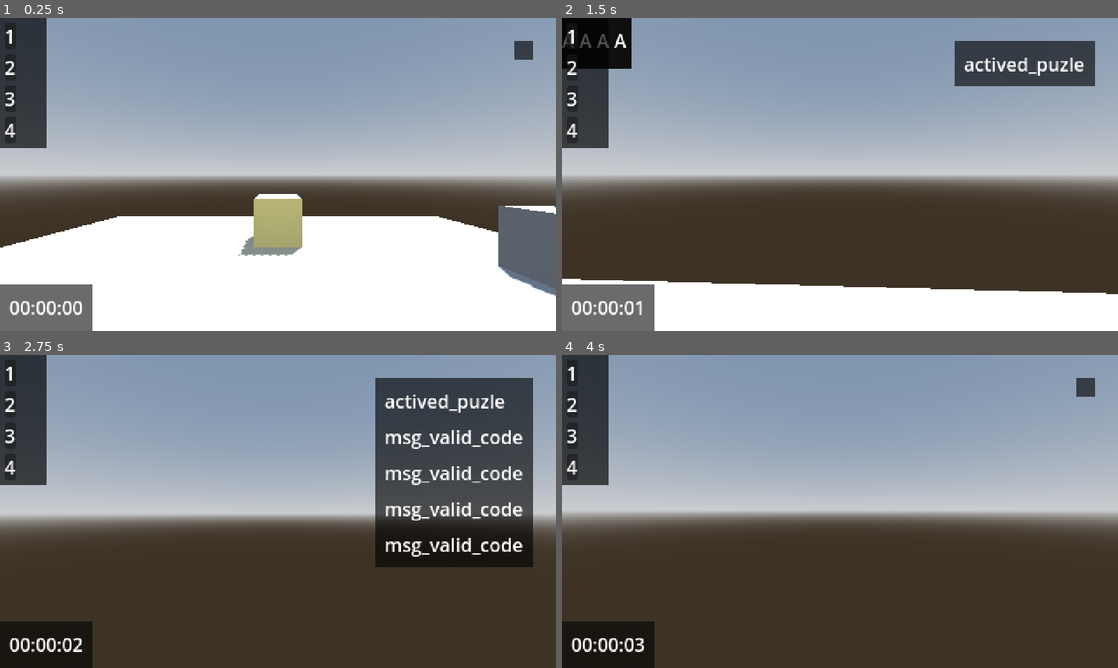
Above: before the commit, frames 1-4 (two rows, left to right).
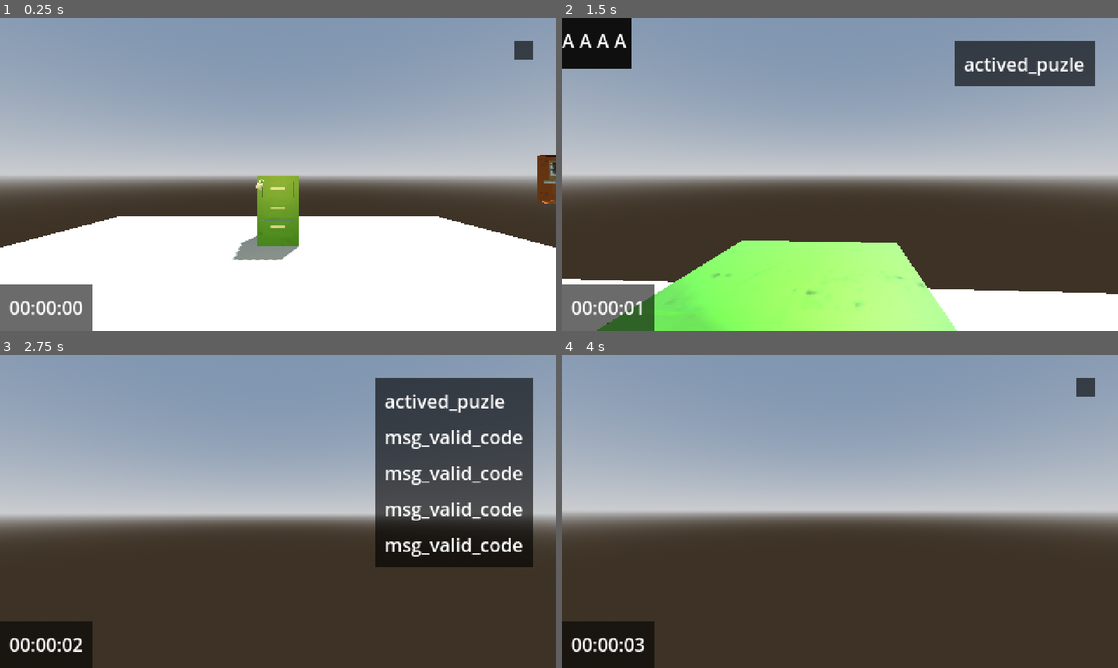
Above: after the commit, the same moments.

Repository: Danie7h/monarca-jam-2025
Game: Godot game, scene res://levels/testing/testing.tscn
Two runs of this game, one before a commit and one after it. Both use one fixed random seed, a clock stepped at 60 frames per second and the inputs below. This scene is started directly instead of the project's main scene.
Inputs (mouse positions are in pixels of both pictures, inside the frame that each line leads up to):
- Up to frame 1 (0.25 s): no input
- Up to frame 2 (1.5 s): tap Enter (ui_accept) at 0.5, 0.77 s; move the mouse to (867, 174) at 0.52 s; hold Up (ui_up) from 0.53 s (still down); tap Q (ui_drop_item) at 0.6 s; click (867, 174) at 0.67 s; tap E (ui_get_object) at 0.8, 1.35 s; move the mouse to (812, 174) at 1.27 s
- Up to frame 3 (2.75 s): keep holding Up (ui_up); tap Enter (ui_accept) at 1.52 s; tap Q (ui_drop_item) at 1.55, 2.1 s; move the mouse to (289, 505) at 2.02 s; tap E (ui_get_object) at 2.3 s
- Up to frame 4 (4 s): keep holding Up (ui_up); tap Enter (ui_accept) at 2.75, 3.02, 3.77 s; move the mouse to (834, 517) at 2.77 s; tap E (ui_get_object) at 2.85, 3.8 s; click (834, 517) at 2.92 s; tap Q (ui_drop_item) at 3.05, 3.6 s; move the mouse to (878, 514) at 3.52 s

The runs differ from the first frame. In frame 1, 8.7% of the frame differs, in the area x 0-100%, y 0-90%; in frame 2, 16%, in the area x 0-71%, y 3-100%; in frame 3, 3.5%; in frame 4, 3.5%.

Commit message:
replace models by puzzles

Diff:
--- a/levels/level_1/level_1.tscn
+++ b/levels/level_1/level_1.tscn
@@ -1,12 +1,13 @@
-[gd_scene load_steps=11 format=3 uid="uid://dfrsxeg6ivko"]
+[gd_scene load_steps=12 format=3 uid="uid://dfrsxeg6ivko"]
 
 [ext_resource type="Script" uid="uid://dk8o404cgmpr7" path="res://levels/level_3d.gd" id="1_epb64"]
 [ext_resource type="PackedScene" uid="uid://cx0toq5x50j5k" path="res://levels/level_1/Map/map_bunker.gltf" id="1_k1ttk"]
 [ext_resource type="PackedScene" uid="uid://btf4twiv287ip" path="res://characters/player/player.tscn" id="2_45440"]
-[ext_resource type="PackedScene" uid="uid://7ihihvhg40x8" path="res://assets/archivero.gltf" id="3_iey7c"]
+[ext_resource type="PackedScene" uid="uid://btpipinujesnn" path="res://assets/archivero.gltf" id="3_iey7c"]
 [ext_resource type="PackedScene" uid="uid://dshon7ro6x5xt" path="res://assets/soviet_computer.gltf" id="4_5b03i"]
 [ext_resource type="PackedScene" uid="uid://cg1a8cknlh3vf" path="res://assets/banquito.gltf" id="5_e6u7d"]
-[ext_resource type="PackedScene" uid="uid://d063v88t5v7p4" path="res://assets/caja_cables.gltf" id="6_mxc8w"]
+[ext_resource type="PackedScene" uid="uid://biac5v6f55yk2" path="res://puzle/reconnect_cables/reconnect_cables.tscn" id="7_j48du"]
+[ext_resource type="PackedScene" uid="uid://cea2n1geppnsq" path="res://puzle/breaker_panel/breaker_panel.tscn" id="8_j48du"]
 
 [sub_resource type="BoxShape3D" id="BoxShape3D_45440"]
 size = Vector3(81.29874, 0.5, 82.17453)
@@ -307,11 +308,14 @@
 
 [node name="Puzzles" type="Node3D" parent="."]
 
-[node name="caja_cables" parent="Puzzles" instance=ExtResource("6_mxc8w")]
-transform = Transform3D(1, 0, 0, 0, 1, 0, 0, 0, 1, 28.81156, 0.085, -38.20199)
+[node name="ReconnectCables" parent="Puzzles" instance=ExtResource("7_j48du")]
+transform = Transform3D(-0.06411431, 0, -0.99794245, 0, 1, 0, 0.99794245, 0, -0.06411431, 28.812, 0.085, -38.202)
 
 [node name="archivero" parent="Puzzles" instance=ExtResource("3_iey7c")]
 transform = Transform3D(-1, 0, 8.742278e-08, 0, 1, 0, -8.742278e-08, 0, -1, -27.673458, 0.09133685, -11.269363)
+
+[node name="BreakerPanel" parent="Puzzles" instance=ExtResource("8_j48du")]
+transform = Transform3D(1, 0, 0, 0, 1, 0, 0, 0, 1, -27.673, 0.091, -11.269)
 
 [editable path="map_bunker"]
 [editable path="Decoration/soviet_computer"]
--- a/puzle/breaker_panel/breaker_panel.gd
+++ b/puzle/breaker_panel/breaker_panel.gd
@@ -12,15 +12,11 @@
 var letter = 0
 
 
-func _physics_process(delta: float) -> void:
-	if is_player_nearby and Input.is_action_just_pressed("ui_get_object"):
-		is_actived = true
-		temp.visible = is_actived
-		LEVELS.listen_moved_player.emit(false)
-	if is_actived and Input.is_action_just_pressed("ui_drop_item"):
-		is_actived = false
-		temp.visible = is_actived
-		LEVELS.listen_moved_player.emit(true)
+func _ready() -> void:
+	_initialize_pulze()
+
+
+func _input_pulze():
 	if is_actived:
 		handle_letter()
 		change_focus()
--- a/puzle/breaker_panel/breaker_panel.tscn
+++ b/puzle/breaker_panel/breaker_panel.tscn
@@ -1,11 +1,10 @@
 [gd_scene load_steps=5 format=3 uid="uid://cea2n1geppnsq"]
 
 [ext_resource type="Script" uid="uid://deo5vhi73ey27" path="res://puzle/breaker_panel/breaker_panel.gd" id="1_o81qa"]
+[ext_resource type="PackedScene" uid="uid://btpipinujesnn" path="res://assets/archivero.gltf" id="2_h486w"]
 
 [sub_resource type="BoxShape3D" id="BoxShape3D_ht4fj"]
-size = Vector3(1, 1.3934326, 1.5014343)
-
-[sub_resource type="BoxMesh" id="BoxMesh_o81qa"]
+size = Vector3(0.85943604, 1.5023499, 1.7623215)
 
 [sub_resource type="StyleBoxFlat" id="StyleBoxFlat_o81qa"]
 bg_color = Color(0.060530342, 0.060530365, 0.060530297, 1)
@@ -19,17 +18,15 @@
 area = NodePath("Area3D")
 temp = NodePath("PanelContainer")
 puzle_name = "actived_puzle_breaker_panel"
-metadata/_custom_type_script = "uid://busap5jwhbw46"
 
 [node name="Area3D" type="Area3D" parent="."]
 
 [node name="CollisionShape3D" type="CollisionShape3D" parent="Area3D"]
-transform = Transform3D(1, 0, 0, 0, 1, 0, 0, 0, 1, 0, 0.6967163, 0.25013733)
+transform = Transform3D(1, 0, 0, 0, 1, 0, 0, 0, 1, 0.0030212402, 0.7511749, 0.41731644)
 shape = SubResource("BoxShape3D_ht4fj")
 
-[node name="MeshInstance3D" type="MeshInstance3D" parent="Area3D"]
-transform = Transform3D(1, 0, 0, 0, 1, 0, 0, 0, 1, 0, 0.51158774, 0)
-mesh = SubResource("BoxMesh_o81qa")
+[node name="archivero" parent="Area3D" instance=ExtResource("2_h486w")]
+transform = Transform3D(-1, 0, -8.742278e-08, 0, 1, 0, 8.742278e-08, 0, -1, 0, 0, 0)
 
 [node name="PanelContainer" type="PanelContainer" parent="."]
 offset_right = 56.0
--- a/puzle/puzle.gd
+++ b/puzle/puzle.gd
@@ -6,11 +6,12 @@
 @export var temp: Control
 @export var puzle_name: String
 
+
 var is_actived = false
 var is_player_nearby = false
 
 
-func _ready() -> void:
+func _initialize_pulze() -> void:
 	if temp:
 		temp.visible = is_actived
 	area.body_entered.connect(func(body: Node3D) -> void:
@@ -23,3 +24,19 @@
 			is_player_nearby = false
 			temp.visible = false
 	)
+
+
+func _input_pulze():
+	pass
+
+
+func _physics_process(delta: float) -> void:
+	if is_player_nearby and Input.is_action_just_pressed("ui_get_object"):
+		is_actived = true
+		temp.visible = is_actived
+		LEVELS.listen_moved_player.emit(false)
+	if is_actived and Input.is_action_just_pressed("ui_drop_item"):
+		is_actived = false
+		temp.visible = is_actived
+		LEVELS.listen_moved_player.emit(true)
+	_input_pulze()
--- a/puzle/reconnect_cables/reconnect_cables.gd
+++ b/puzle/reconnect_cables/reconnect_cables.gd
@@ -9,6 +9,7 @@
 
 
 func _ready() -> void:
+	_initialize_pulze()
 	var count = 0
 	for x in cables_colors:
 		count += 1
@@ -17,3 +18,8 @@
 		label.text = str(count)
 		panel_container.add_child(label)
 		cables.add_child(panel_container)
+
+
+
+func _input_pulze():
+	pass
--- a/puzle/reconnect_cables/reconnect_cables.tscn
+++ b/puzle/reconnect_cables/reconnect_cables.tscn
@@ -1,11 +1,10 @@
 [gd_scene load_steps=5 format=3 uid="uid://biac5v6f55yk2"]
 
 [ext_resource type="Script" uid="uid://dfm6pxd0ymvpi" path="res://puzle/reconnect_cables/reconnect_cables.gd" id="1_h440q"]
+[ext_resource type="PackedScene" uid="uid://d063v88t5v7p4" path="res://assets/caja_cables.gltf" id="2_ibfdr"]
 
 [sub_resource type="BoxShape3D" id="BoxShape3D_lqwhi"]
-size = Vector3(2.5260696, 1.5196533, 1)
-
-[sub_resource type="BoxMesh" id="BoxMesh_h440q"]
+size = Vector3(0.7728138, 0.7113342, 0.4204712)
 
 [sub_resource type="StyleBoxFlat" id="StyleBoxFlat_h440q"]
 content_margin_left = 4.0
@@ -19,17 +18,15 @@
 area = NodePath("Area3D")
 temp = NodePath("PanelContainer")
 puzle_name = "reconnect_cables"
-metadata/_custom_type_script = "uid://busap5jwhbw46"
 
 [node name="Area3D" type="Area3D" parent="."]
 
 [node name="CollisionShape3D" type="CollisionShape3D" parent="Area3D"]
-transform = Transform3D(1, 0, 0, 0, 1, 0, 0, 0, 1, -0.742466, 0.7554321, 0)
+transform = Transform3D(1, 0, 0, 0, 1, 0, 0, 0, 1, -0.18246174, 1.4437103, -0.00015258789)
 shape = SubResource("BoxShape3D_lqwhi")
 
-[node name="MeshInstance3D" type="MeshInstance3D" parent="."]
-transform = Transform3D(0.8119678, 0, 0, 0, 1, 0, 0, 0, 1, 0.10791731, 0.5036135, 0)
-mesh = SubResource("BoxMesh_h440q")
+[node name="caja_cables" parent="Area3D" instance=ExtResource("2_ibfdr")]
+transform = Transform3D(-4.371139e-08, 0, 1, 0, 1, 0, -1, 0, -4.371139e-08, 0, 0, 0)
 
 [node name="PanelContainer" type="PanelContainer" parent="."]
 offset_right = 40.0
Not shown, changed: assets/archivero.gltf.import
Not shown, changed: assets/archivero.png.import
